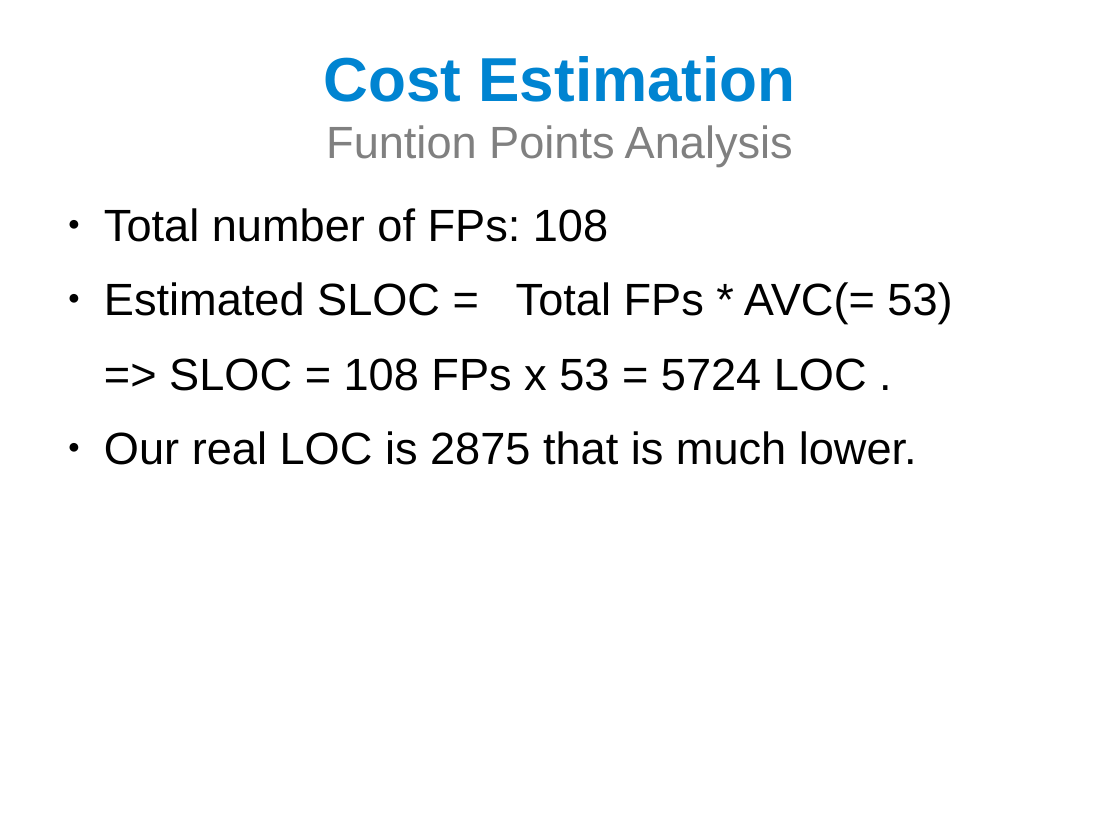
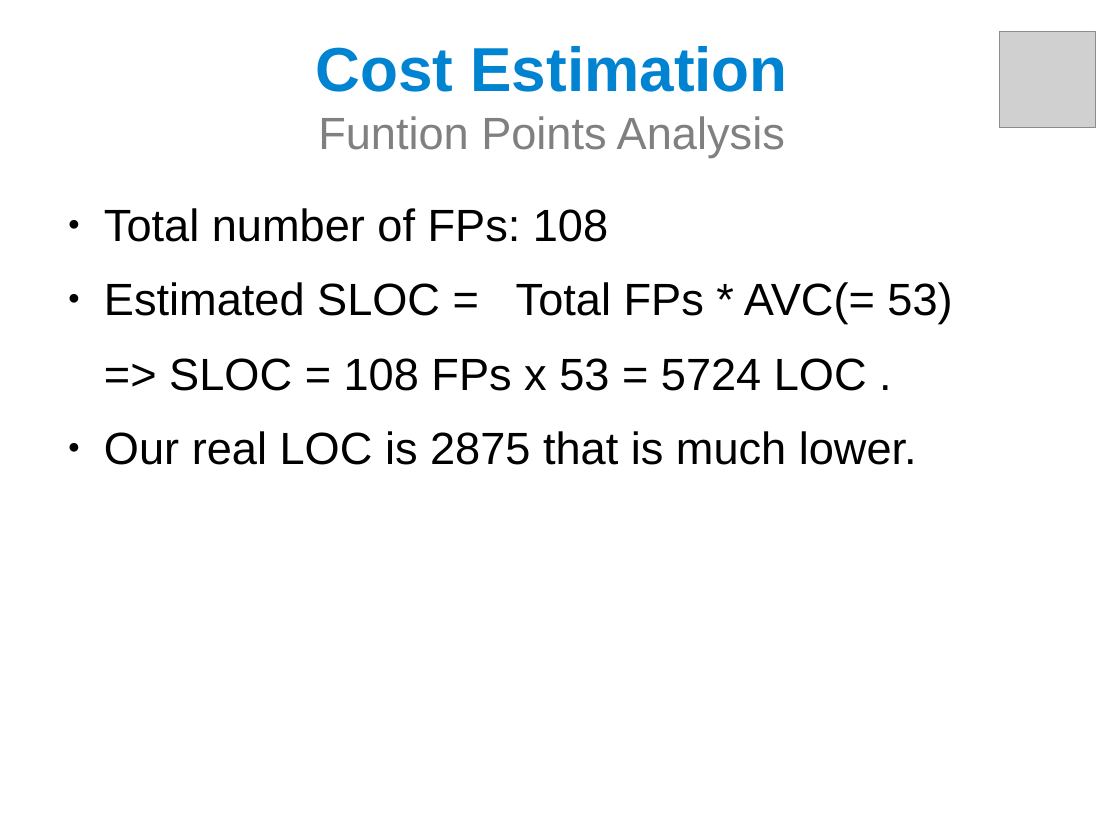
Before and after one commit to nico-mkhatvari/SE2, a slide deck: slide 24 of Presentation.odp (slide 19 before the commit). Drawn at 1120x840 pixels with LibreOffice and Linux fonts; fonts in the diff are those of the drawing; grey boxes stand for pictures. Boxes give left, top, right and bottom in pixels: in the first picture for what was removed or moved away, otherwise in the second. Text is boxed around its words. In the diff, an @@ line names an element or a change of style, - is before the commit and + after.

```diff
--- a/Presentation.odp
+++ b/Presentation.odp
@@ title "Cost Estimation Funtion Points Analysis": place and size @@
-title "Cost Estimation Funtion Points Analysis" at [323,56,796,167]
+title "Cost Estimation Funtion Points Analysis" at [315,46,788,158]
@@ picture added at [1000,32,1096,127] @@
```
Also in this commit, not shown: 15 other slides changed, 9 slides added, 4 slides removed.
